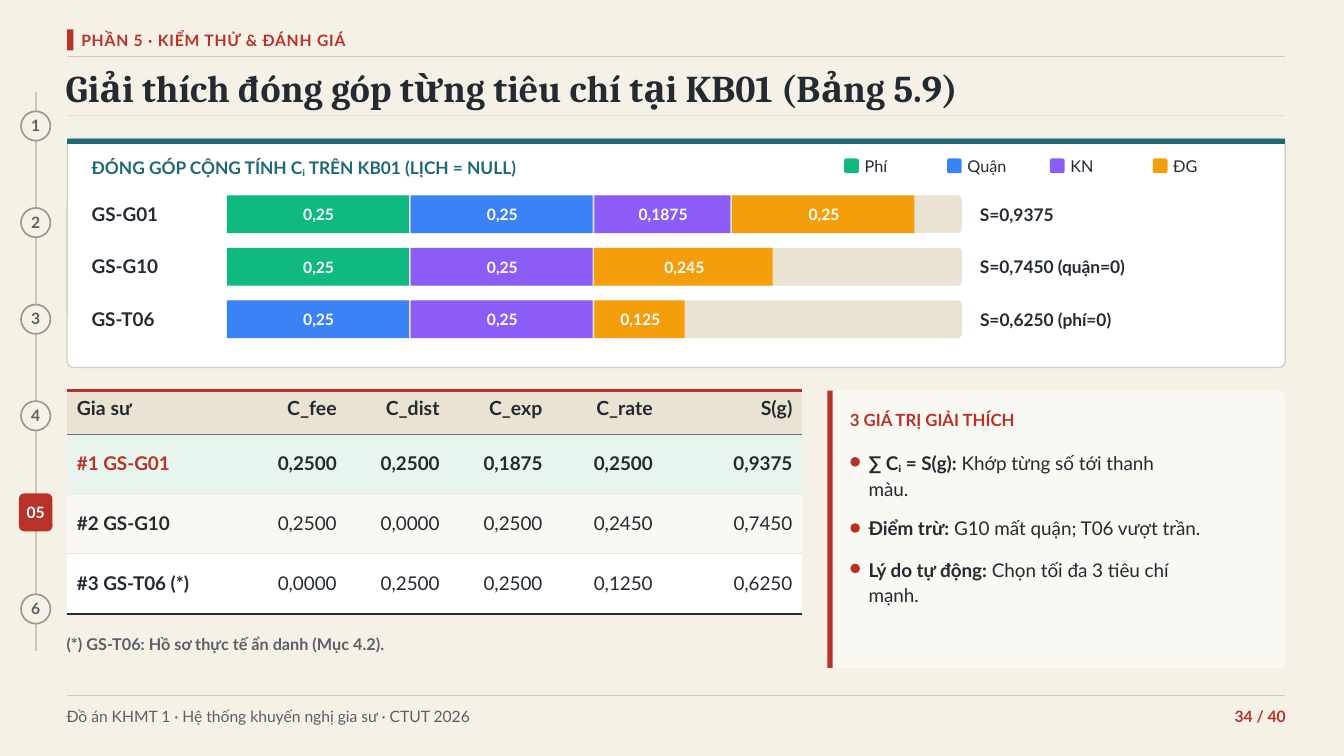
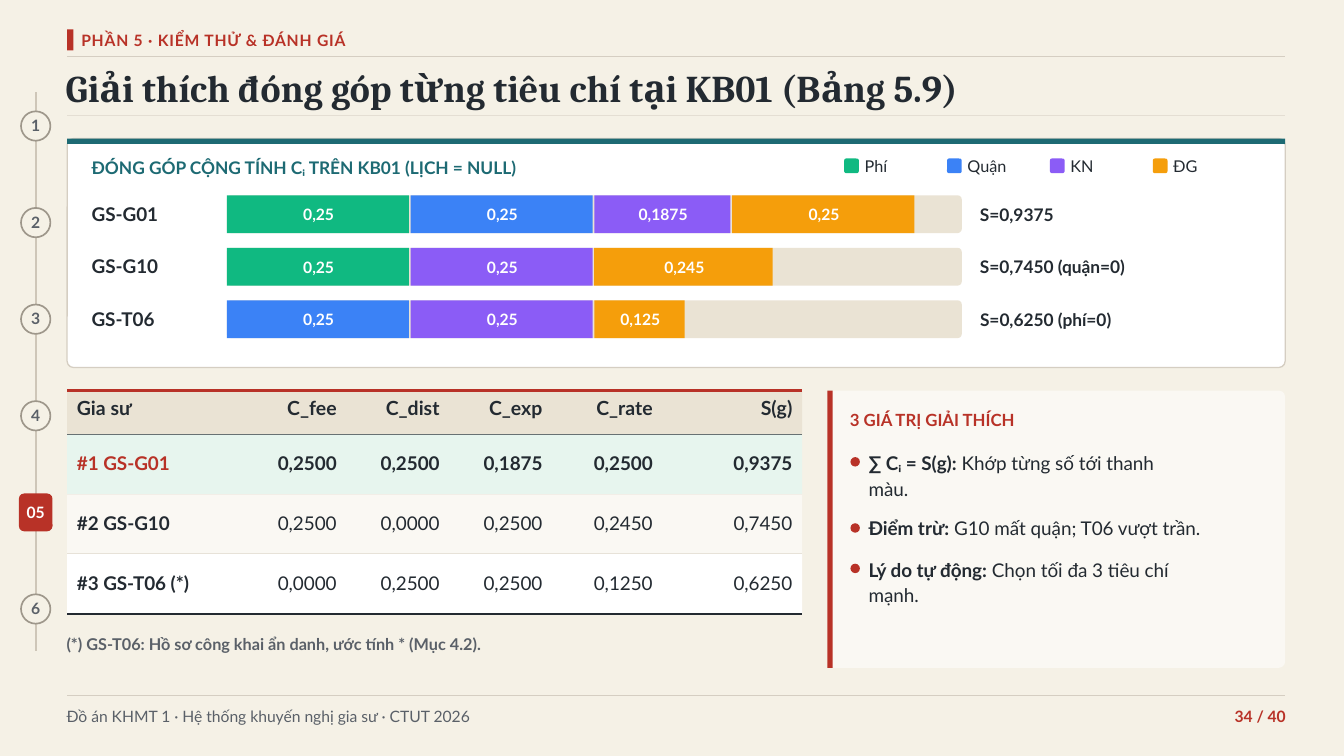
Before and after one commit to tnduckhmt2411011-design/tutor-recommender, a slide deck: slide 34 of docs/thesis/slides/SLIDE_BAO_VE_DO_AN_KHMT1.pptx. Drawn at 1344x756 pixels with LibreOffice and Linux fonts; fonts in the diff are those of the drawing. Boxes give left, top, right and bottom in pixels: in the first picture for what was removed or moved away, otherwise in the second. Text is boxed around its words. In the diff, an @@ line names an element or a change of style, - is before the commit and + after.

```diff
--- a/docs/thesis/slides/SLIDE_BAO_VE_DO_AN_KHMT1.pptx
+++ b/docs/thesis/slides/SLIDE_BAO_VE_DO_AN_KHMT1.pptx
@@ text at (86,636,481,653): text changed @@
-(*) GS-T06: Hồ sơ thực tế ẩn danh (Mục 4.2).
+(*) GS-T06: Hồ sơ công khai ẩn danh, ước tính * (Mục 4.2).
```
Also in this commit, not shown: 6 other slides changed, 24 other files.
